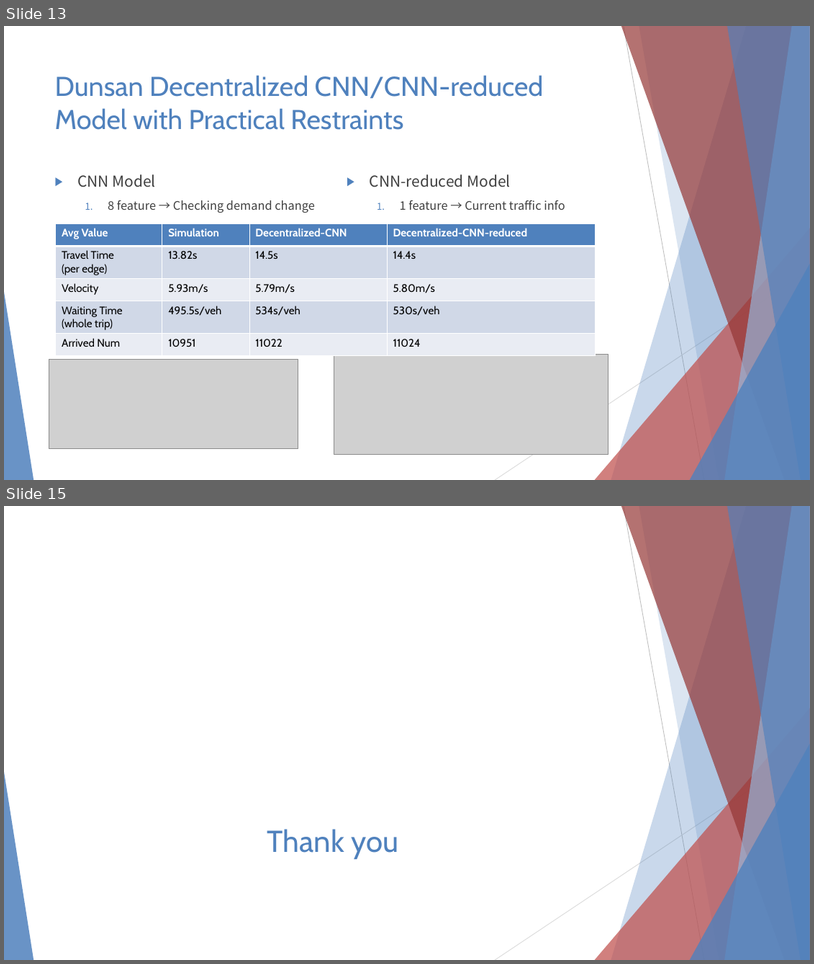
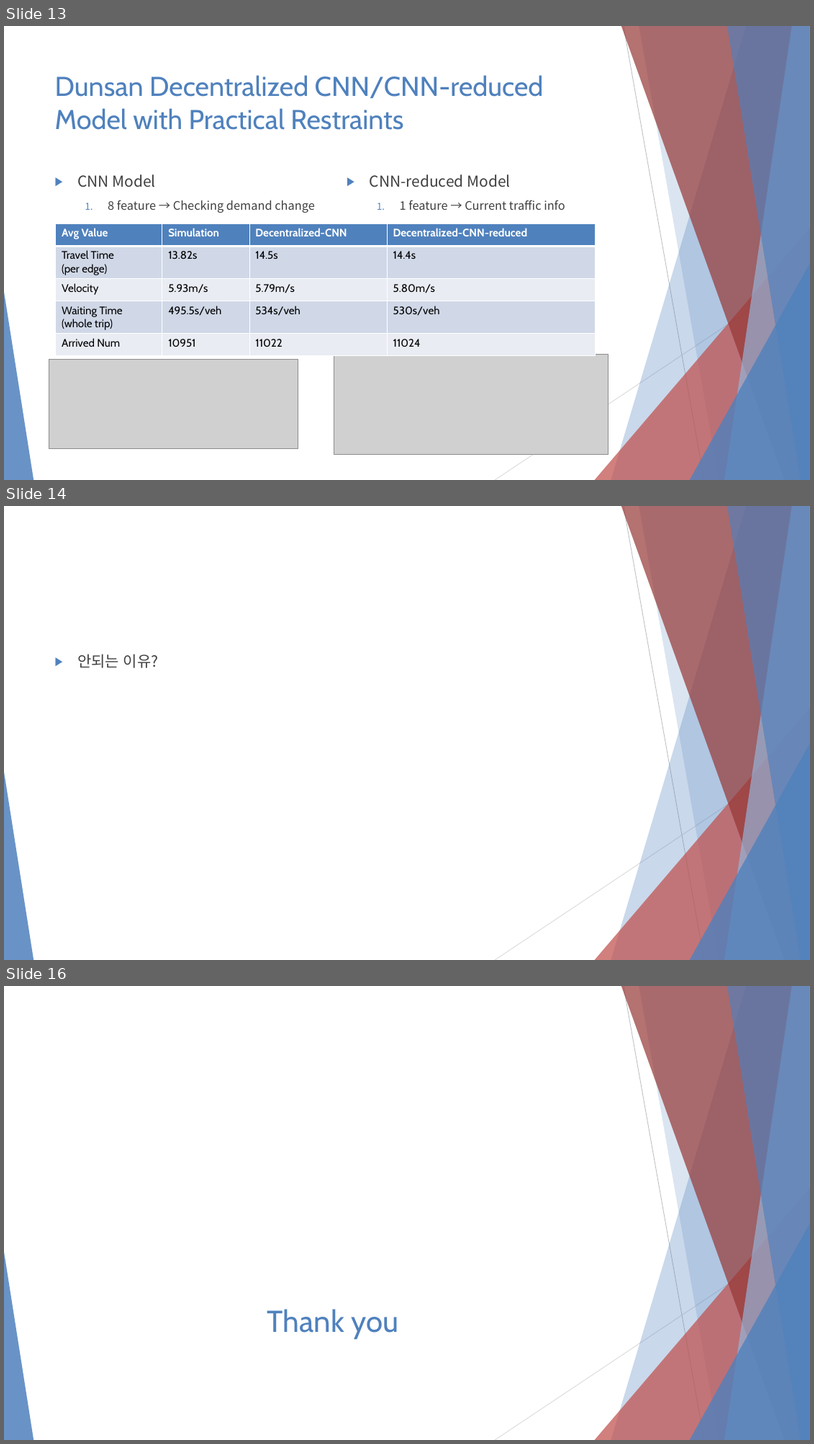
Before and after one commit to 3neutronstar/rl-constraints-traffic, a slide deck: Traffic Optimization Final Speech.pptx. Shown one above the other, each under a label of ours: slides 13 and 15 before the commit, slides 13, 14 and 16 after it; the slides between them are not shown. The pictures are 814x964 and 814x1444 pixels, drawn with LibreOffice and Linux fonts; fonts in the diff are those of the drawing; grey boxes stand for pictures. Boxes give left, top, right and bottom in pixels: in the first picture for what was removed or moved away, otherwise in the second. Text is boxed around its words. In the diff, an @@ line names an element or a change of style, - is before the commit and + after.

```diff
--- a/Traffic Optimization Final Speech.pptx
+++ b/Traffic Optimization Final Speech.pptx
@@ slide 14 added at (x1=4, y1=506, x2=810, y2=960), background #FFFFFF; not listed: 10 template elements that a slide beside it also shows @@
@@ text added at (x1=77, y1=654, x2=159, y2=668), 18 pt, text #404040 @@
+▶ 안되는 이유?
@@ what was slide 15 is now slide 16 @@
```
Also in this commit, not shown: 2 slides changed, 1 other file.
